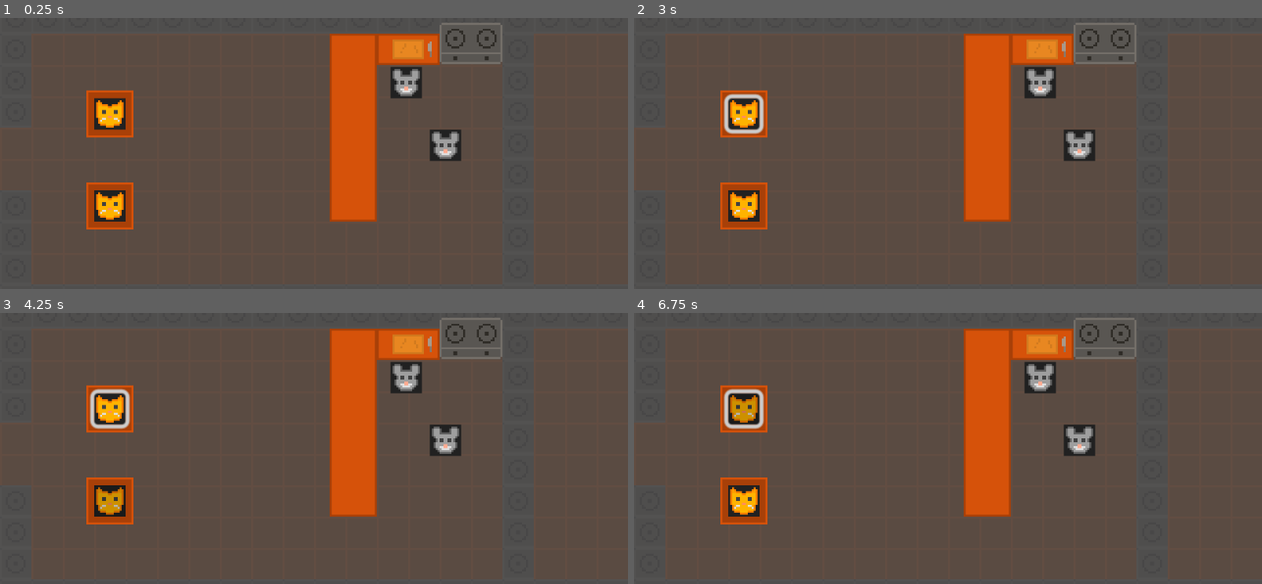
Above: before the commit, frames 1-4 (two rows, left to right).
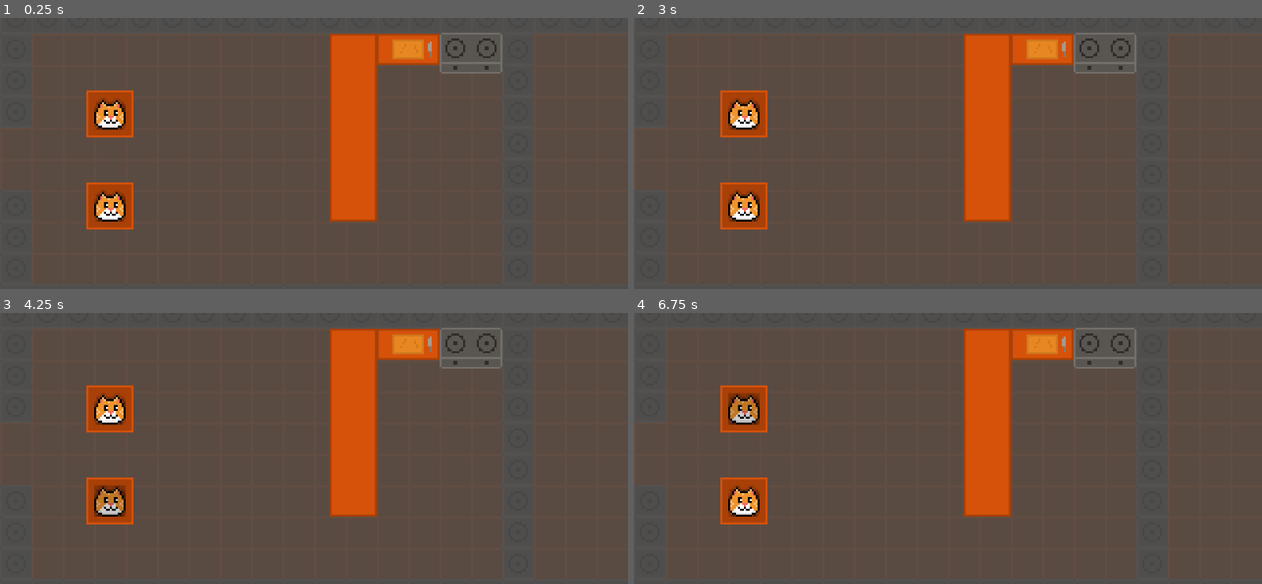
Above: after the commit, the same moments.

Repository: osmarcaio/RatosEGatos
Game: Godot game, scene res://scenes/main.tscn
Same seed, same stepped clock (60 frames per second), same inputs: the game is played once before the commit and once after it.
Inputs (mouse positions are in pixels of both pictures, inside the frame that each line leads up to):
- Up to frame 1 (0.25 s): no input
- Up to frame 2 (3 s): click (747, 112) at 0.52 s; click (747, 112) at 1.27 s; click (747, 112) at 2.02 s; tap Enter at 2.75 s; move the mouse to (1086, 99) at 2.77 s; click (1086, 99) at 2.92 s
- Up to frame 3 (4.25 s): tap Space at 3.5 s; drag from (188, 429) to (113, 499) at 3.52 s
- Up to frame 4 (6.75 s): tap Enter at 4.25, 5.75 s; move the mouse to (1010, 334) at 4.27 s; click (1010, 334) at 4.42 s; tap Space at 5, 6.5 s; drag from (916, 481) to (747, 499) at 5.02 s; move the mouse to (1136, 464) at 5.77 s; click (1136, 464) at 5.92 s; drag from (759, 359) to (747, 499) at 6.52 s

The runs differ from the first frame. In frame 1, 2.8% of the frame differs, in the area x 15-80%, y 1-76%; in frame 2, 3.2%, in the area x 14-80%, y 1-76%; in frame 3, 3.1%; in frame 4, 3.1%.

Commit message:
Mecanica do Rato quase completa

Diff:
--- /dev/null
+++ b/default_bus_layout.tres
@@ -0,0 +1,9 @@
+[gd_resource type="AudioBusLayout" format=3 uid="uid://b2igdbvikmfow"]
+
+[resource]
+bus/1/name = &"SFX"
+bus/1/solo = false
+bus/1/mute = false
+bus/1/bypass_fx = false
+bus/1/volume_db = 0.0
+bus/1/send = &"Master"
--- a/scenes/cat.tscn
+++ b/scenes/cat.tscn
@@ -1,7 +1,7 @@
 [gd_scene load_steps=7 format=3 uid="uid://c461twdyy4o7j"]
 
-[ext_resource type="Texture2D" uid="uid://cgdcry7cwp2e0" path="res://assets/sprites/cat.png" id="1_myi5k"]
 [ext_resource type="Script" uid="uid://dbu177lni5orx" path="res://scripts/cat.gd" id="1_se5fe"]
+[ext_resource type="Texture2D" uid="uid://db1r58o0k3n5e" path="res://assets/sprites/cat_2.png" id="2_t8pth"]
 [ext_resource type="AudioStream" uid="uid://d063kj5crrfgg" path="res://assets/sounds/cat/cat_hungry.wav" id="3_t8pth"]
 
 [sub_resource type="RectangleShape2D" id="RectangleShape2D_myi5k"]
@@ -20,10 +20,12 @@
 shape = SubResource("RectangleShape2D_myi5k")
 
 [node name="Sprite2D" type="Sprite2D" parent="."]
-texture = ExtResource("1_myi5k")
+texture = ExtResource("2_t8pth")
 
 [node name="CatVoice" type="AudioStreamPlayer" parent="."]
 stream = ExtResource("3_t8pth")
+volume_db = -35.0
+bus = &"SFX"
 
 [node name="Button" type="Button" parent="."]
 offset_left = -8.0
--- a/scenes/main.tscn
+++ b/scenes/main.tscn
@@ -1,7 +1,6 @@
-[gd_scene load_steps=16 format=4 uid="uid://7wdvxax4k3p5"]
+[gd_scene load_steps=15 format=4 uid="uid://7wdvxax4k3p5"]
 
 [ext_resource type="Script" uid="uid://dn7ci8pw2gy20" path="res://scripts/main.gd" id="1_o5qli"]
-[ext_resource type="PackedScene" uid="uid://d03oeuctq4why" path="res://scenes/rat.tscn" id="2_sugp2"]
 [ext_resource type="Texture2D" uid="uid://b4lnwncmksgs" path="res://assets/sprites/plate.png" id="2_tefeu"]
 [ext_resource type="PackedScene" uid="uid://c461twdyy4o7j" path="res://scenes/cat.tscn" id="3_jyhfs"]
 [ext_resource type="PackedScene" uid="uid://dexbifofem2uu" path="res://scenes/stove.tscn" id="4_jyhfs"]
@@ -12,9 +11,9 @@
 [ext_resource type="PackedScene" uid="uid://bbtutj3rq8enb" path="res://scenes/cutting_board.tscn" id="9_85g3d"]
 
 [sub_resource type="NavigationPolygon" id="NavigationPolygon_tefeu"]
-vertices = PackedVector2Array(74, 106, 74, 70, 166, 58, 166, 154, 26, 58, 38, 70, 26, 106, 38, 106, 74, 154, 74, 118, 38, 118, 202, 154, 202, 58, 246, 58, 246, 166, 26, 166, 38, 154, 26, 118, 10, 118, 10, 106)
-polygons = Array[PackedInt32Array]([PackedInt32Array(0, 1, 2, 3), PackedInt32Array(4, 2, 1, 5), PackedInt32Array(6, 4, 5, 7), PackedInt32Array(3, 8, 9), PackedInt32Array(0, 3, 9), PackedInt32Array(0, 9, 10, 7), PackedInt32Array(11, 12, 13, 14), PackedInt32Array(11, 14, 15, 3), PackedInt32Array(8, 3, 15), PackedInt32Array(16, 8, 15), PackedInt32Array(16, 15, 17, 10), PackedInt32Array(7, 10, 17, 6), PackedInt32Array(6, 17, 18, 19)])
-outlines = Array[PackedVector2Array]([PackedVector2Array(0, 32, 272, 32, 272, 191, 0, 192)])
+vertices = PackedVector2Array(74, 106, 166, 58, 166, 154, 74, 118, 74, 70, 26, 58, 38, 70, 26, 106, 38, 106, -41.1172, 179.047, -42.8672, 42, -10, 42, -10, 106, -10, 118, -10, 179.242, 26, 118, 38, 118, 74, 154, 38, 154, 26, 166, 246, 166, 202, 154, 246, 58, 202, 58)
+polygons = Array[PackedInt32Array]([PackedInt32Array(0, 1, 2, 3), PackedInt32Array(1, 0, 4), PackedInt32Array(5, 1, 4, 6), PackedInt32Array(7, 5, 6, 8), PackedInt32Array(9, 10, 11, 12), PackedInt32Array(13, 14, 9), PackedInt32Array(13, 9, 12), PackedInt32Array(13, 12, 7, 15), PackedInt32Array(15, 7, 8, 16), PackedInt32Array(2, 17, 3), PackedInt32Array(8, 0, 3, 16), PackedInt32Array(15, 16, 18, 19), PackedInt32Array(20, 19, 18, 17), PackedInt32Array(20, 17, 2), PackedInt32Array(20, 2, 21), PackedInt32Array(22, 20, 21, 23)])
+outlines = Array[PackedVector2Array]([PackedVector2Array(-53, 32, 272, 32, 272, 191, -51, 189)])
 
 [sub_resource type="TileSetAtlasSource" id="TileSetAtlasSource_tipki"]
 texture = ExtResource("2_tefeu")
@@ -94,7 +93,7 @@
 position = Vector2(56, 89)
 
 [node name="Stove" parent="Furniture" instance=ExtResource("4_jyhfs")]
-position = Vector2(240, 53)
+position = Vector2(240, 58)
 
 [node name="Counter" parent="Furniture" instance=ExtResource("7_o6xl0")]
 position = Vector2(180, 96)
@@ -115,8 +114,16 @@
 
 [node name="Rats" type="Node2D" parent="."]
 
-[node name="Rat" parent="Rats" instance=ExtResource("2_sugp2")]
-position = Vector2(207, 73)
+[node name="Markers" type="Node2D" parent="."]
 
-[node name="Rat2" parent="Rats" instance=ExtResource("2_sugp2")]
-position = Vector2(227, 105)
+[node name="WaiterPosition" type="Marker2D" parent="Markers"]
+position = Vector2(135, 111)
+
+[node name="ChefPosition" type="Marker2D" parent="Markers"]
+position = Vector2(225, 113)
+
+[node name="StarterPosition" type="Marker2D" parent="Markers"]
+position = Vector2(-26, 114)
+
+[node name="EntryPosition" type="Marker2D" parent="Markers"]
+position = Vector2(38, 112)
--- a/scenes/rat.tscn
+++ b/scenes/rat.tscn
@@ -1,7 +1,9 @@
-[gd_scene load_steps=6 format=3 uid="uid://d03oeuctq4why"]
+[gd_scene load_steps=9 format=3 uid="uid://d03oeuctq4why"]
 
-[ext_resource type="Texture2D" uid="uid://b7wod0qqnprnf" path="res://assets/sprites/rat.png" id="1_1l88y"]
 [ext_resource type="Script" uid="uid://bekdllu1rrj5f" path="res://scripts/rat.gd" id="1_77a1s"]
+[ext_resource type="Texture2D" uid="uid://csrlp87ln56al" path="res://assets/sprites/rat1.png" id="2_3csnj"]
+[ext_resource type="Texture2D" uid="uid://b773ugdls1vxg" path="res://assets/sprites/rat_chef.png" id="3_6s34g"]
+[ext_resource type="Texture2D" uid="uid://cjhlwo3sv5e6f" path="res://assets/sprites/rat_waiter.png" id="4_368s2"]
 
 [sub_resource type="RectangleShape2D" id="RectangleShape2D_1l88y"]
 size = Vector2(16, 16)
@@ -12,6 +14,9 @@
 [sub_resource type="StyleBoxFlat" id="StyleBoxFlat_77a1s"]
 bg_color = Color(0.6, 0.6, 0.6, 0)
 
+[sub_resource type="StyleBoxFlat" id="StyleBoxFlat_nnna8"]
+bg_color = Color(0.6, 0.6, 0.6, 0)
+
 [node name="Rat" type="CharacterBody2D"]
 collision_layer = 2
 script = ExtResource("1_77a1s")
@@ -19,14 +24,14 @@
 [node name="CollisionShape2D" type="CollisionShape2D" parent="."]
 shape = SubResource("RectangleShape2D_1l88y")
 
-[node name="Sprite2D" type="Sprite2D" parent="."]
-texture = ExtResource("1_1l88y")
+[node name="RatSprite" type="Sprite2D" parent="."]
+texture = ExtResource("2_3csnj")
 
 [node name="NavigationAgent2D" type="NavigationAgent2D" parent="."]
 path_desired_distance = 2.0
 target_desired_distance = 11.0
 
-[node name="Button" type="Button" parent="."]
+[node name="RatButton" type="Button" parent="."]
 self_modulate = Color(1, 1, 1, 0.392157)
 offset_left = -8.0
 offset_top = -8.0
@@ -34,6 +39,75 @@
 offset_bottom = 8.0
 theme_override_styles/hover = SubResource("StyleBoxFlat_acf8p")
 theme_override_styles/normal = SubResource("StyleBoxFlat_77a1s")
+metadata/_edit_use_anchors_ = true
 
-[connection signal="button_down" from="Button" to="." method="_on_button_button_down"]
-[connection signal="button_up" from="Button" to="." method="_on_button_button_up"]
+[node name="Select" type="Control" parent="."]
+visible = false
+layout_mode = 3
+anchors_preset = 0
+offset_left = -12.0
+offset_top = -18.0
+offset_right = 12.0
+offset_bottom = -10.0
+
+[node name="Chef" type="Control" parent="Select"]
+layout_mode = 1
+anchors_preset = 6
+anchor_left = 1.0
+anchor_top = 0.5
+anchor_right = 1.0
+anchor_bottom = 0.5
+offset_left = -8.0
+offset_top = -4.0
+offset_bottom = 4.0
+grow_horizontal = 0
+grow_vertical = 2
+
+[node name="ChefSprite" type="Sprite2D" parent="Select/Chef"]
+position = Vector2(4, 4)
+scale = Vector2(0.5, 0.5)
+texture = ExtResource("3_6s34g")
+
+[node name="ChefButton" type="Button" parent="Select/Chef"]
+layout_mode = 0
+offset_right = 8.0
+offset_bottom = 8.0
+theme_override_styles/normal = SubResource("StyleBoxFlat_nnna8")
+metadata/_edit_use_anchors_ = true
+
+[node name="Waiter" type="Control" parent="Select"]
+layout_mode = 1
+anchors_preset = 4
+anchor_top = 0.5
+anchor_bottom = 0.5
+offset_top = -4.0
+offset_right = 8.0
+offset_bottom = 4.0
+grow_vertical = 2
+
+[node name="WaiterSprite" type="Sprite2D" parent="Select/Waiter"]
+position = Vector2(4, 4)
+scale = Vector2(0.5, 0.5)
+texture = ExtResource("4_368s2")
+
+[node name="WaiterButton" type="Button" parent="Select/Waiter"]
+layout_mode = 0
+offset_right = 8.0
+offset_bottom = 8.0
+theme_override_styles/normal = SubResource("StyleBoxFlat_nnna8")
+metadata/_edit_use_anchors_ = true
+
+[node name="SelectPopTimer" type="Timer" parent="."]
+wait_time = 0.15
+one_shot = true
+
+[connection signal="button_down" from="RatButton" to="." method="_on_button_button_down"]
+[connection signal="button_up" from="RatButton" to="." method="_on_button_button_up"]
+[connection signal="focus_entered" from="RatButton" to="." method="_on_rat_button_focus_entered"]
+[connection signal="focus_exited" from="RatButton" to="." method="_on_rat_button_focus_exited"]
+[connection signal="toggled" from="RatButton" to="." method="_on_rat_button_toggled"]
+[connection signal="focus_entered" from="Select" to="." method="_on_select_focus_entered"]
+[connection signal="focus_exited" from="Select" to="." method="_on_select_focus_exited"]
+[connection signal="pressed" from="Select/Chef/ChefButton" to="." method="_on_chef_button_pressed"]
+[connection signal="pressed" from="Select/Waiter/WaiterButton" to="." method="_on_waiter_button_pressed"]
+[connection signal="timeout" from="SelectPopTimer" to="." method="_on_select_pop_timer_timeout"]
--- a/scenes/stove.tscn
+++ b/scenes/stove.tscn
@@ -4,7 +4,7 @@
 [ext_resource type="Texture2D" uid="uid://cryrbckgw7g6n" path="res://assets/sprites/stove_1.png" id="1_bocw4"]
 
 [sub_resource type="RectangleShape2D" id="RectangleShape2D_54o2j"]
-size = Vector2(32, 16)
+size = Vector2(32, 21)
 
 [node name="Stove" type="StaticBody2D"]
 script = ExtResource("1_54o2j")
@@ -13,5 +13,5 @@
 texture = ExtResource("1_bocw4")
 
 [node name="CollisionShape2D" type="CollisionShape2D" parent="."]
-position = Vector2(0, 3)
+position = Vector2(0, 0.5)
 shape = SubResource("RectangleShape2D_54o2j")
--- a/scripts/main.gd
+++ b/scripts/main.gd
@@ -1,8 +1,32 @@
 extends Node2D
 
+
+var rat_scene := preload("res://scenes/rat.tscn")
+
+@onready var modes_position := {
+	"waiter" = $Markers/WaiterPosition.position,
+	"chef" = $Markers/ChefPosition.position
+}
+@onready var rats: Node2D = $Rats
 
 func _ready() -> void:
 	pass
 
 func _process(delta: float) -> void:
 	pass
+
+func _unhandled_input(event): # Ao clicar em nenhum botão
+	if event is InputEventMouseButton and event.pressed:
+		var focused = get_viewport().gui_get_focus_owner()
+		if focused:
+			focused.release_focus()
+
+		if event.button_index == MOUSE_BUTTON_RIGHT:
+			spawn_rat()
+
+func spawn_rat():
+	var rat_instance = rat_scene.instantiate()
+	rat_instance.position = $Markers/StarterPosition.position
+	rat_instance.set_modes_position(modes_position)
+	rats.add_child(rat_instance)
+	rat_instance.set_target_position($Markers/EntryPosition.position, 16)
--- a/scripts/rat.gd
+++ b/scripts/rat.gd
@@ -1,19 +1,31 @@
 extends CharacterBody2D
 
+var dragging := false
+var speed := 50.0
+var mode := "waiter" # "waiter" or "chef"
+var modes_position := {
+	"waiter": Vector2(100, 100),
+	"chef": Vector2(100, 100)
+}
 
-var dragging = false
+@onready var rat_sprites := {
+	"waiter": preload("res://assets/sprites/rat_waiter2.png"),
+	"chef": preload("res://assets/sprites/rat_chef2.png")
+}
 
 @onready var navigation_agent_2d: NavigationAgent2D = $NavigationAgent2D
+@onready var select: Control = $Select
+@onready var select_pop_timer: Timer = $SelectPopTimer
+@onready var rat_sprite: Sprite2D = $RatSprite
 
-var speed = 100.0
 
 func _ready():
-	# Começa com pathfinding ativo
 	navigation_agent_2d.target_position = global_position
 
-func _physics_process(delta):
+func _process(delta: float) -> void:
 	queue_redraw()
 
+func _physics_process(delta):
 	if navigation_agent_2d.is_navigation_finished():
 		return
 
@@ -22,8 +34,14 @@
 	velocity = direction * speed
 	move_and_slide()
 
-func set_target_position(pos: Vector2):
-	navigation_agent_2d.target_position = pos
+func set_target_position(base:Vector2, variation=0):
+	var random_vec := Vector2(
+		randf_range(-variation, variation),
+		randf_range(-variation, variation)
+	)
+	print(base, random_vec, base + random_vec)
+
+	navigation_agent_2d.target_position = base + random_vec
 
 func _draw() -> void:
 	if dragging:
@@ -36,3 +54,27 @@
 func _on_button_button_up() -> void:
 	dragging = false
 	set_target_position(get_global_mouse_position())
+
+func _on_rat_button_focus_entered() -> void:
+	select.visible = true
+
+func _on_rat_button_focus_exited() -> void:
+	select_pop_timer.start()
+
+func _on_select_pop_timer_timeout() -> void:
+	select.visible = false
+
+func _on_chef_button_pressed() -> void:
+	set_mode("chef")
+
+func _on_waiter_button_pressed() -> void:
+	set_mode("waiter")
+
+func set_modes_position(new_modes_position) -> void:
+	modes_position = new_modes_position
+	print(modes_position)
+
+func set_mode(mode):
+	mode = mode
+	rat_sprite.texture = rat_sprites[mode]
+	set_target_position(modes_position[mode], 24)
Binary file added: assets/sprites/cat_2.png
Not shown, added: assets/sprites/cat_2.png.import
Binary file added: assets/sprites/cat_eat_rat.png
Not shown, added: assets/sprites/cat_eat_rat.png.import
Binary file added: assets/sprites/rat1.png
Not shown, added: assets/sprites/rat1.png.import
Binary file added: assets/sprites/rat_chef2.png
Not shown, added: assets/sprites/rat_chef2.png.import
Binary file added: assets/sprites/rat_waiter2.png
Not shown, added: assets/sprites/rat_waiter2.png.import
